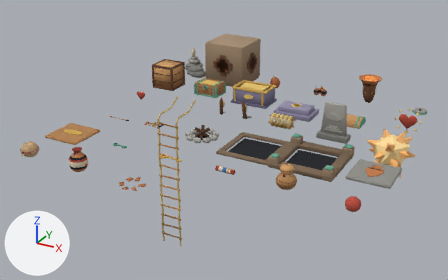
The Blender file art/blender/objetos.blend, before and after one commit.
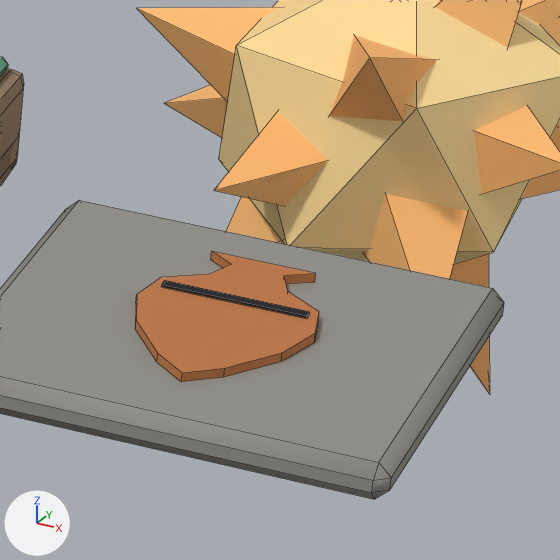
The first picture shows the older version from a camera (50 mm lens) standing at (14.1, -22.82, 8.48) and looking at (4.11, -4.64, -0.61). The close-ups show the older and then the newer version on the part from 79% to 91% of the width and 50% to 70% of the height of that picture. Only the edits that show in the close-ups are written down. Every picture has the same lights, and +X, +Y and +Z are marked at lower left. The close-ups show mesh edges as thin lines.

The first close-up shows 'explosion', 'interruptor_peso_marco', 'interruptor_peso_placa'.
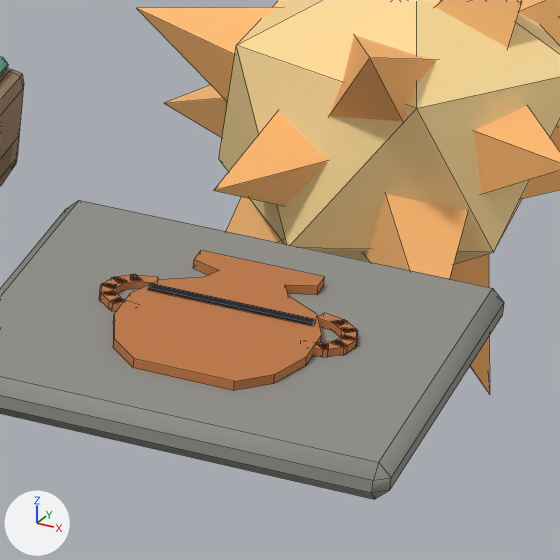
Edits to the scene script, one JSON object a line:
```json
{"block": "me_interruptor_peso_placa", "where": "# used by ob_interruptor_peso_placa; location = (10.0, -6.0, 0.0)"}
{"op": "remove", "block": "me_interruptor_peso_placa", "code": "me_interruptor_peso_placa.from_pydata(...)  # 64 vertices, 50 faces; spans x -0.68..0.68, y -0.68..0.68, z 0.0..0.16"}
{"op": "add", "block": "me_interruptor_peso_placa", "code": "me_interruptor_peso_placa.from_pydata(...)  # 164 vertices, 124 faces; spans x -0.68..0.68, y -0.68..0.68, z 0.0..0.16"}
{"block": "me_interruptor_peso_placa", "change": "me_interruptor_peso_placa part 1: a new loose piece, a box spanning x -0.25..0.25, y 0.065..0.095, z 0.15..0.16, in mat_paleta (picture img_palette_png)"}
{"block": "me_interruptor_peso_placa", "change": "me_interruptor_peso_placa part 2: the loose piece of 8 vertices spanning x -0.22..0.22, y 0.105..0.135, z 0.15..0.16 is deleted"}
{"block": "me_interruptor_peso_placa", "change": "me_interruptor_peso_placa part 3: 22 vertices moved from x -0.27..0.27, y -0.33..0.42, z 0.12..0.15 to x -0.24..0.29, y -0.3..0.41, z 0.12..0.15; 10 vertices removed from x -0.22..0.22, y -0.42..0.42, z 0.12..0.15; 110 vertices added at x -0.388..0.388, y -0.4..0.41, z 0.12..0.15"}
```

Pixel boxes (x1, y1, x2, y2) of what changed, in the close-ups (560 x 560 px):
```json
{"part": 1, "of": "me_interruptor_peso_placa", "change": "added", "after": [148, 283, 316, 326]}
{"part": 2, "of": "me_interruptor_peso_placa", "change": "deleted", "before": [162, 280, 310, 319]}
{"part": 3, "of": "me_interruptor_peso_placa", "change": "built on", "before": [135, 251, 319, 382], "after": [99, 250, 358, 390]}
```
